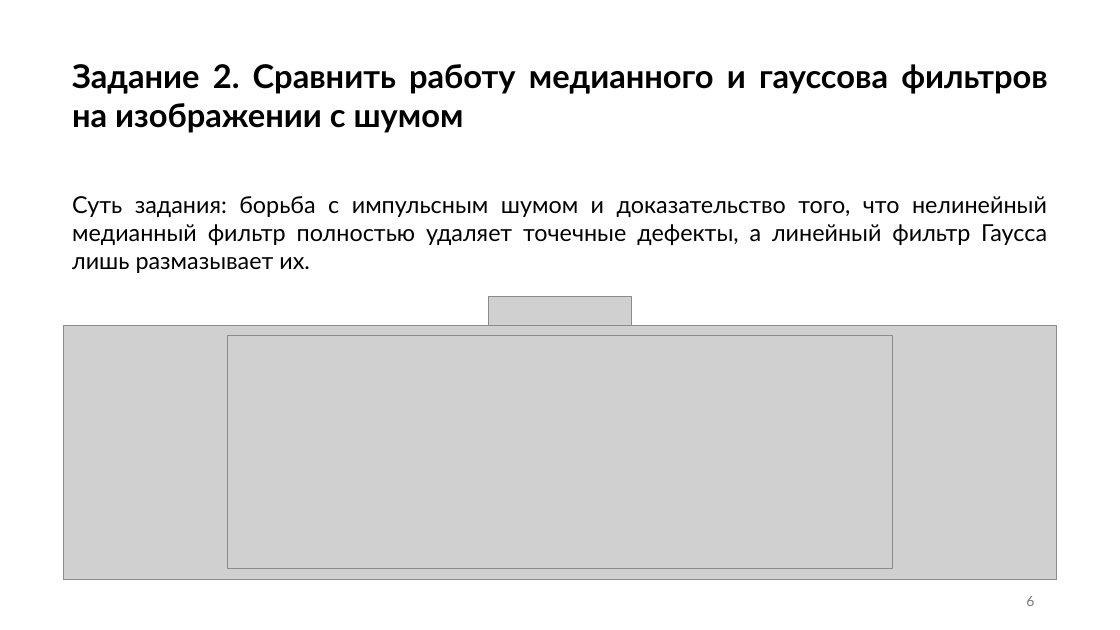
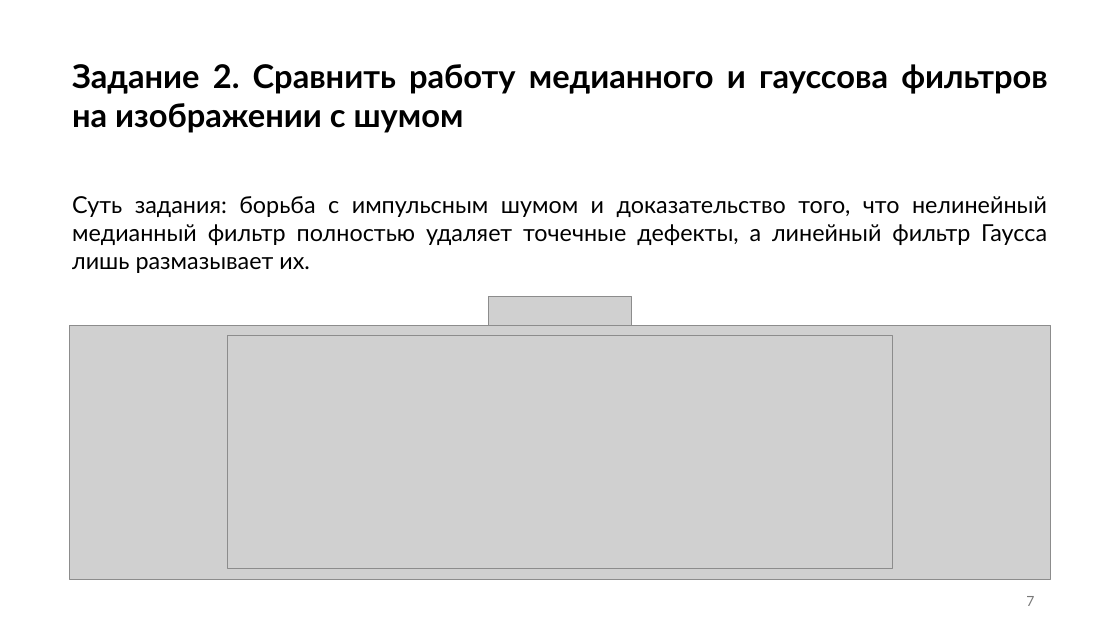
Before and after one commit to quistxnd/cv, a slide deck: slide 7 of lab4/lab4.pptx (slide 6 before the commit). Drawn at 1120x630 pixels with LibreOffice and Linux fonts; fonts in the diff are those of the drawing; grey boxes stand for pictures. Boxes give left, top, right and bottom in pixels: in the first picture for what was removed or moved away, otherwise in the second. Text is boxed around its words. In the diff, an @@ line names an element or a change of style, - is before the commit and + after.

```diff
--- a/lab4/lab4.pptx
+++ b/lab4/lab4.pptx
@@ picture: place and size @@
-picture at bbox=[64, 325, 1056, 579]
+picture at bbox=[69, 325, 1051, 579]
@@ page number at bbox=[1026, 596, 1034, 606]: text changed @@
-6
+7
```
Also in this commit, not shown: 2 other slides changed, 1 slide added, 2 other files.
